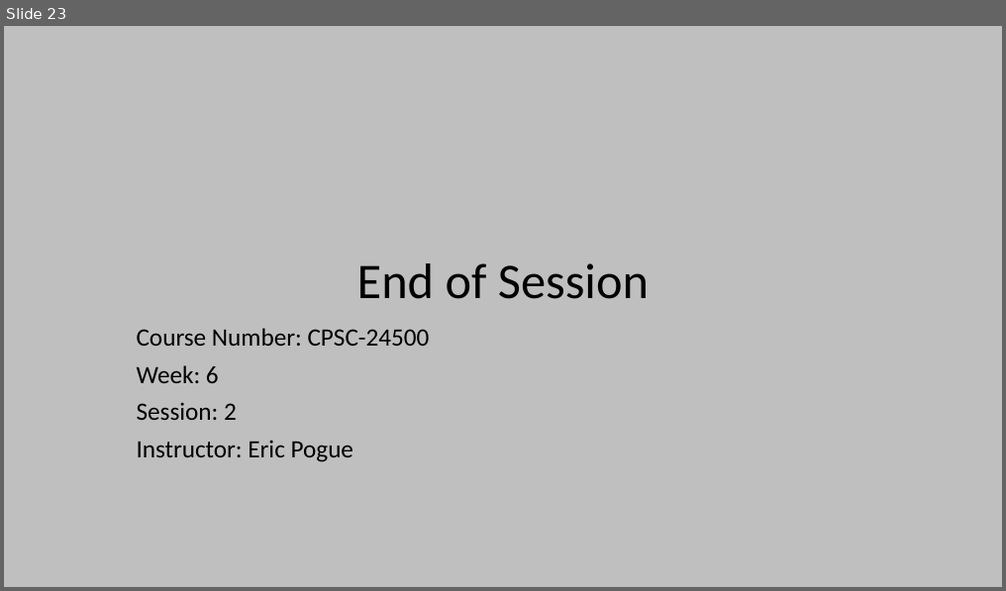
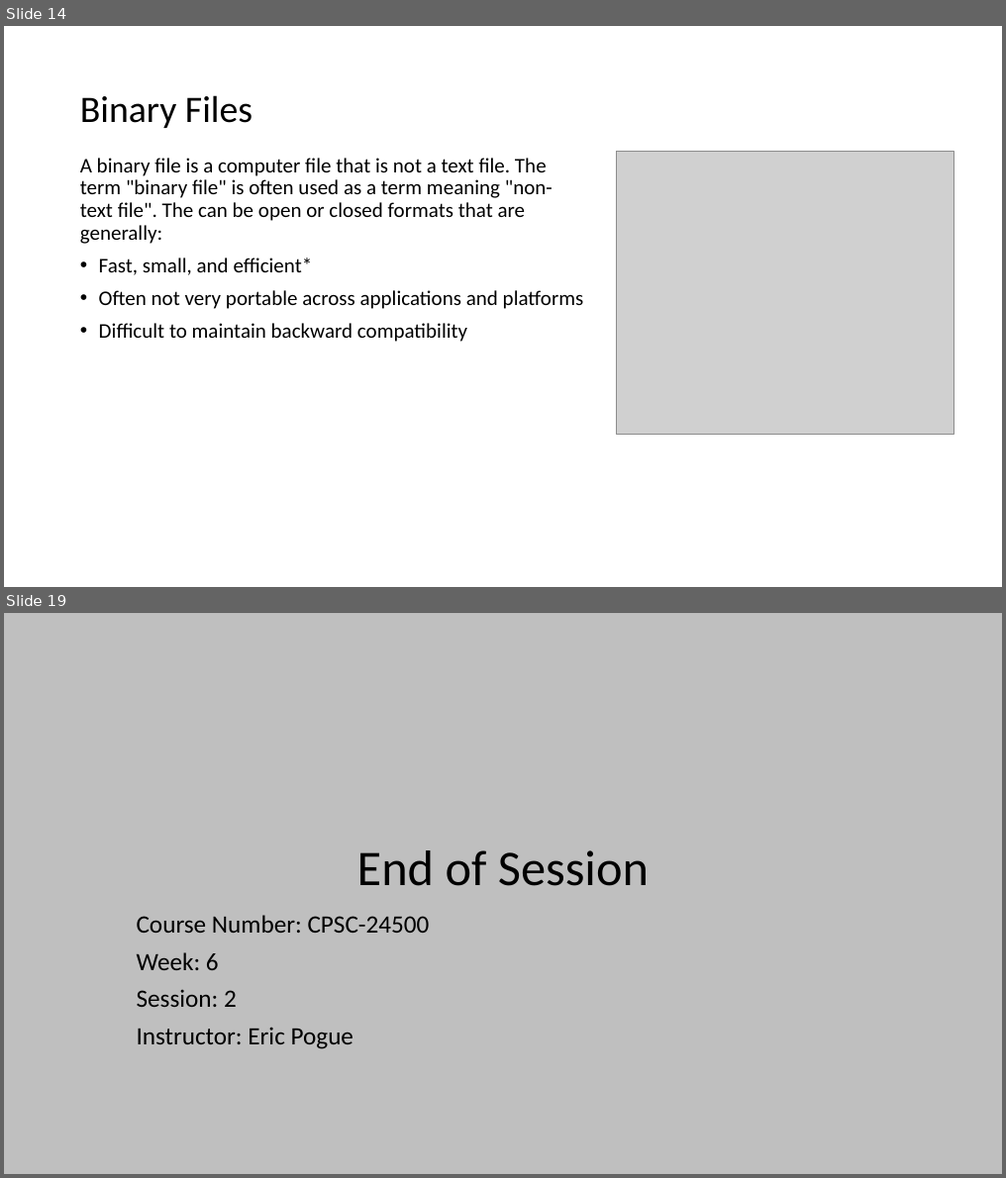
Before and after one commit to EricJPogue/www-epogue-info, a slide deck: CPSC-24500/Week07/2017SpringW07Slides.pptx. Shown one above the other, each under a label of ours: slide 23 before the commit, slides 14 and 19 after it; the slides between them are not shown. The pictures are 1006x591 and 1006x1178 pixels, drawn with LibreOffice and Linux fonts; fonts in the diff are those of the drawing; grey boxes stand for pictures. Boxes give left, top, right and bottom in pixels: in the first picture for what was removed or moved away, otherwise in the second. Text is boxed around its words. In the diff, an @@ line names an element or a change of style, - is before the commit and + after.

```diff
--- a/CPSC-24500/Week07/2017SpringW07Slides.pptx
+++ b/CPSC-24500/Week07/2017SpringW07Slides.pptx
@@ slide 14 added at [4,26,1002,587], background #FFFFFF @@
@@ title added at [80,95,252,128], 36 pt, text #000000 @@
+Binary Files
@@ text added at [80,158,584,342], 20 pt, text #000000 @@
+A binary file is a computer file that is not a text file. The term "binary file" is often used as a term meaning "non-text file". The can be open or closed formats that are generally:
+• Fast, small, and efficient*
+• Often not very portable across applications and platforms
+• Difficult to maintain backward compatibility
@@ picture added at [617,151,954,435] @@
@@ what was slide 23 is now slide 19 @@
```
Also in this commit, not shown: 6 slides changed, 11 other slides added, 20 slides removed, 6 other files.
